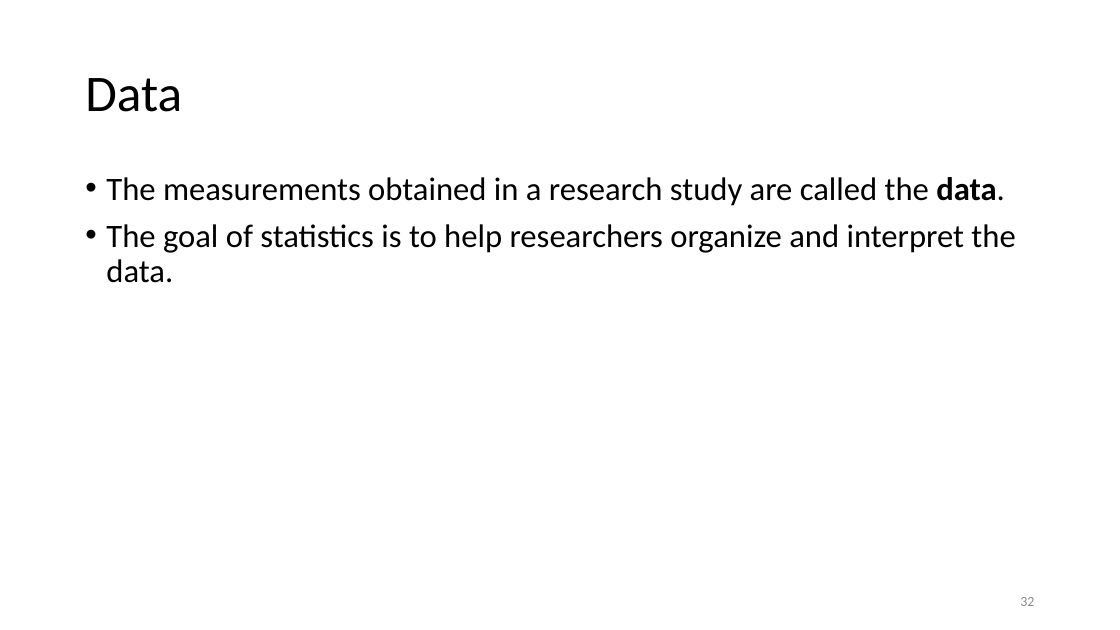
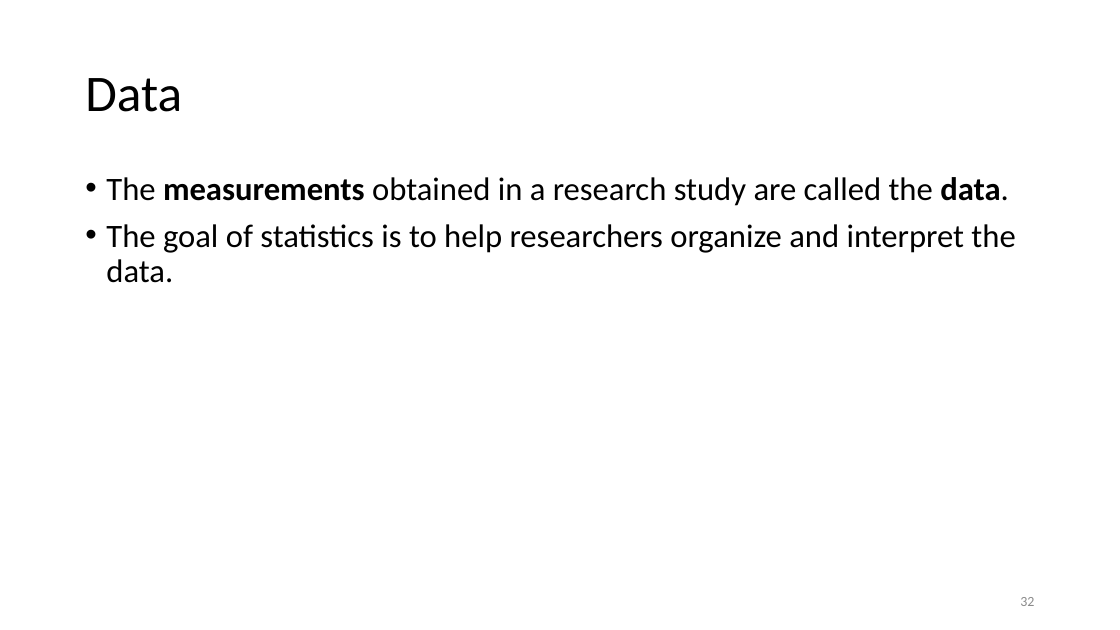
Before and after one commit to motazsaad/Math-Statistics-DataScience, a slide deck: slide 32 of slides/01 Intro to Statisitics.pptx. Drawn at 1120x630 pixels with LibreOffice and Linux fonts; fonts in the diff are those of the drawing. Boxes give left, top, right and bottom in pixels: in the first picture for what was removed or moved away, otherwise in the second. Text is boxed around its words. In the diff, an @@ line names an element or a change of style, - is before the commit and + after.

```diff
--- a/slides/01 Intro to Statisitics.pptx
+++ b/slides/01 Intro to Statisitics.pptx
@@ text at box(106, 177, 1009, 206): bold on in "measurements" @@
```
Also in this commit, not shown: 3 other slides changed, 4 slides added, 4 slides removed, 1 other file.
